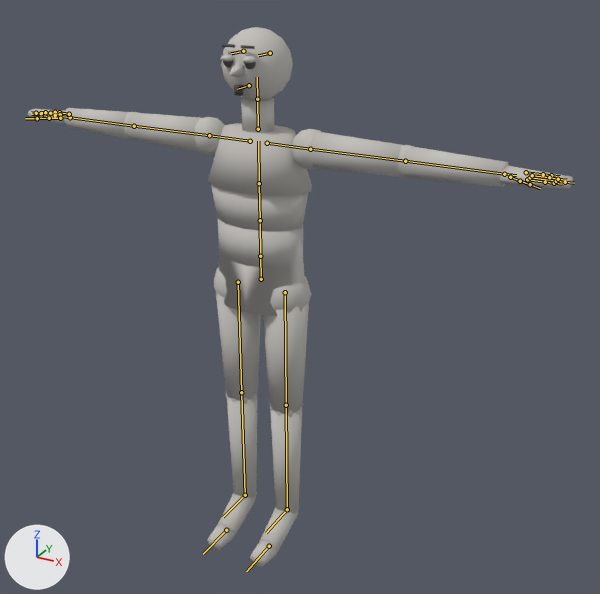
What one commit did to the glTF model godot/assets/characters/clips_more.glb.
The view is the same before and after, from a camera (50 mm lens) standing at (1.32, -2.14, 2.02) and looking at (0.15, -0.01, 0.95). Arrows for +X, +Y and +Z are at lower left; the lights stay in place. The first picture is the older version. The bones that change, and the others that lie on the model, are drawn over the model as lines.

Objects in the first picture: 'body'.
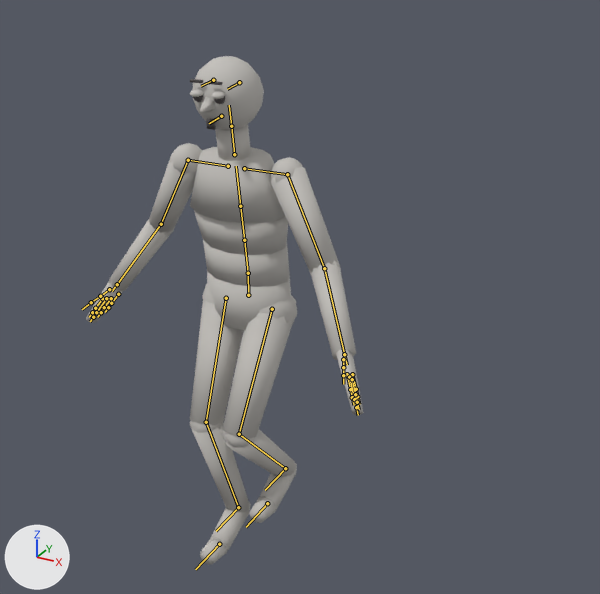
The newer file adds an action. The first version stands in its rest pose; the second is drawn at frame 3 of the action 'hop_l'.

Boxes [x1, y1, x2, y2] around the edits, measured in the pictures (600 x 594 px):
'body', posed (49% narrower): before [28, 27, 573, 567]; after [86, 56, 364, 564]
bone 'Hips', root to tip: before (261, 279) to (260, 256); after (248, 295) to (248, 273)
bone 'LeftUpperLeg', root to tip: before (285, 292) to (286, 405); after (272, 309) to (239, 434)
bone 'LeftLowerLeg', root to tip: before (286, 405) to (287, 509); after (239, 434) to (285, 468)
bone 'LeftFoot', root to tip: before (287, 509) to (266, 533); after (285, 468) to (265, 490)
bone 'RightUpperLeg', root to tip: before (238, 282) to (241, 392); after (226, 298) to (206, 422)
bone 'RightLowerLeg', root to tip: before (241, 392) to (245, 495); after (206, 422) to (238, 507)
bone 'RightFoot', root to tip: before (245, 495) to (223, 517); after (238, 507) to (216, 531)
bone 'Spine', root to tip: before (260, 256) to (260, 220); after (248, 273) to (244, 240)
bone 'LeftUpperArm', root to tip: before (310, 149) to (405, 161); after (287, 174) to (324, 268)
bone 'LeftLowerArm', root to tip: before (405, 161) to (504, 174); after (324, 268) to (344, 354)
bone 'RightUpperArm', root to tip: before (209, 135) to (134, 126); after (188, 160) to (161, 224)
bone 'RightLowerArm', root to tip: before (134, 126) to (70, 117); after (161, 224) to (117, 284)

The change in detail:
Bone 'Hips' (bone_hips) moves from (0.0, 0.0, 0.0) to (-0.05, -0.069, 0.0).
Bone 'LeftUpperLeg' (bone_leftupperleg) turns from (0, 0, 0) to (32, 0, 0) degrees about its own x, y and z.
Bone 'LeftLowerLeg' (bone_leftlowerleg) turns from (0, 0, 0) to (75, 0, 0) degrees about its own x, y and z.
Bone 'LeftFoot' (bone_leftfoot) turns from (0, 0, 0) to (43, 0, 0) degrees about its own x, y and z.
Bone 'RightUpperLeg' (bone_rightupperleg) turns from (0, 0, 0) to (28, -1, 4) degrees about its own x, y and z.
Bone 'RightLowerLeg' (bone_rightlowerleg) turns from (0, 0, 0) to (44, 0, -1) degrees about its own x, y and z.
Bone 'RightFoot' (bone_rightfoot) turns from (0, 0, 0) to (16, -5, -3) degrees about its own x, y and z.
Bone 'Spine' (bone_spine) turns from (0, 0, 0) to (8, 0, 0) degrees about its own x, y and z.
Bone 'LeftUpperArm' (bone_leftupperarm) turns from (0, 0, 0) to (58, -22, 0) degrees about its own x, y and z.
Bone 'LeftLowerArm' (bone_leftlowerarm) turns from (0, 0, 0) to (26, -15, -4) degrees about its own x, y and z.
Bone 'RightUpperArm' (bone_rightupperarm) turns from (0, 0, 0) to (58, -2, 0) degrees about its own x, y and z.
Bone 'RightLowerArm' (bone_rightlowerarm) turns from (0, 0, 0) to (26, 15, 4) degrees about its own x, y and z.
